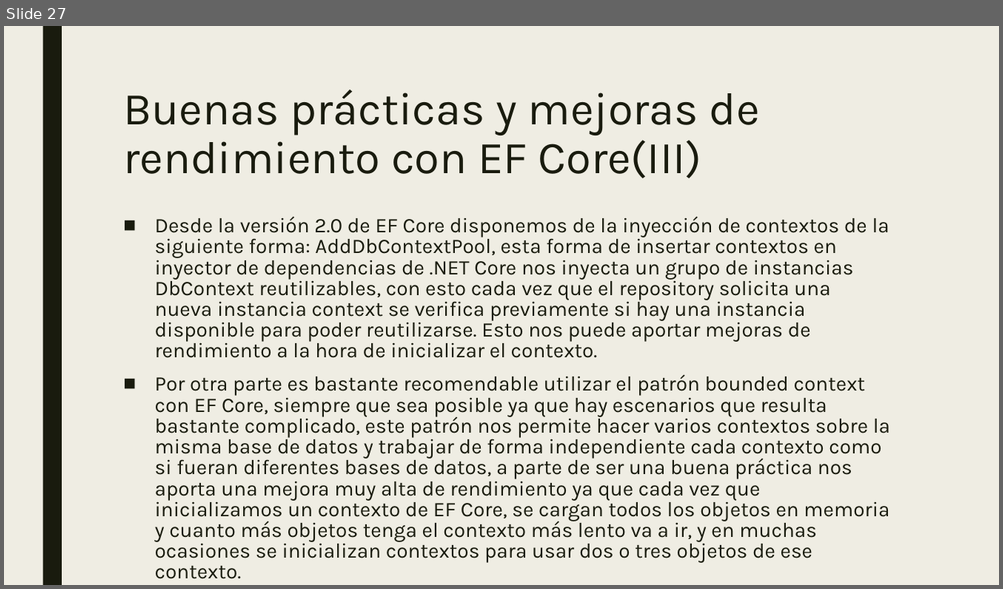
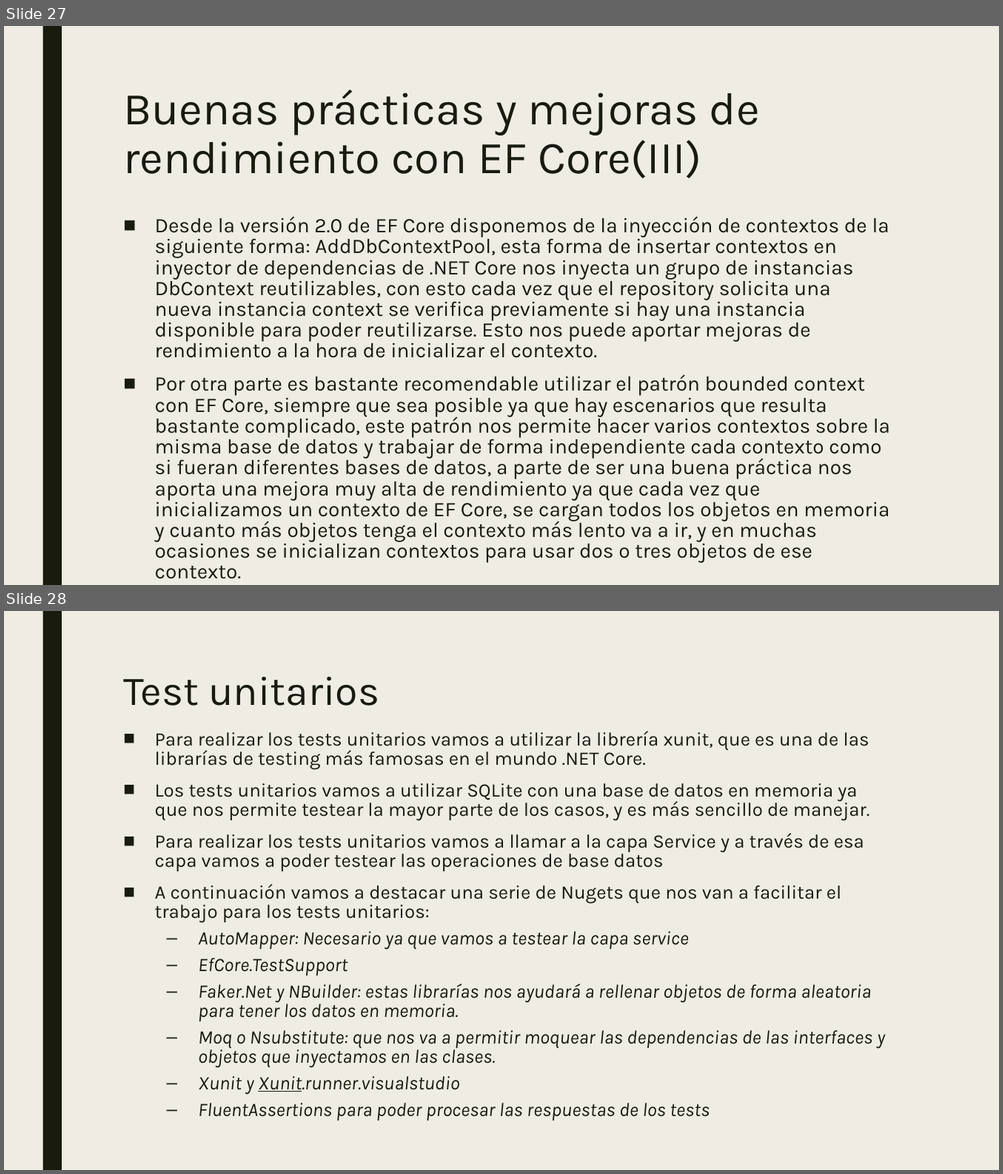
Before and after one commit to dadjh85/Demo5-Curso-.NetCore3.1, a slide deck: doc/Demo5- Curso .NET Core.pptx. Shown one above the other, each under a label of ours: slide 27 before the commit, slides 27 and 28 after it. The pictures are 1003x589 and 1003x1174 pixels, drawn with LibreOffice and Linux fonts; fonts in the diff are those of the drawing. Boxes give left, top, right and bottom in pixels: in the first picture for what was removed or moved away, otherwise in the second. Text is boxed around its words. In the diff, an @@ line names an element or a change of style, - is before the commit and + after.

Commit message:
* Added unit tests

```diff
--- a/doc/Demo5- Curso .NET Core.pptx
+++ b/doc/Demo5- Curso .NET Core.pptx
@@ slide 28 added at (4, 611, 999, 1170), background #EFEDE3; not listed: 1 template element that a slide beside it also shows @@
@@ title added at (123, 677, 379, 706), 39.6 pt, text #191B0E @@
+Test unitarios
@@ text added at (155, 731, 885, 1121), 18.5 pt, text #191B0E @@
+■ Para realizar los tests unitarios vamos a utilizar la librería xunit, que es una de las librarías de testing más famosas en el mundo .NET Core.
+■ Los tests unitarios vamos a utilizar SQLite con una base de datos en memoria ya que nos permite testear la mayor parte de los casos, y es más sencillo de manejar.
+■ Para realizar los tests unitarios vamos a llamar a la capa Service y a través de esa capa vamos a poder testear las operaciones de base datos
+■ A continuación vamos a destacar una serie de Nugets que nos van a facilitar el trabajo para los tests unitarios:
+  – AutoMapper: Necesario ya que vamos a testear la capa service
+  – EfCore.TestSupport
+  – Faker.Net y NBuilder: estas librarías nos ayudará a rellenar objetos de forma aleatoria para tener los datos en memoria.
+  – Moq o Nsubstitute: que nos va a permitir moquear las dependencias de las interfaces y objetos que inyectamos en las clases.
+  – Xunit y Xunit.runner.visualstudio
+  – FluentAssertions para poder procesar las respuestas de los tests
```
Also in this commit, not shown: 1 slide changed, 1 other slide added, 11 other files.
